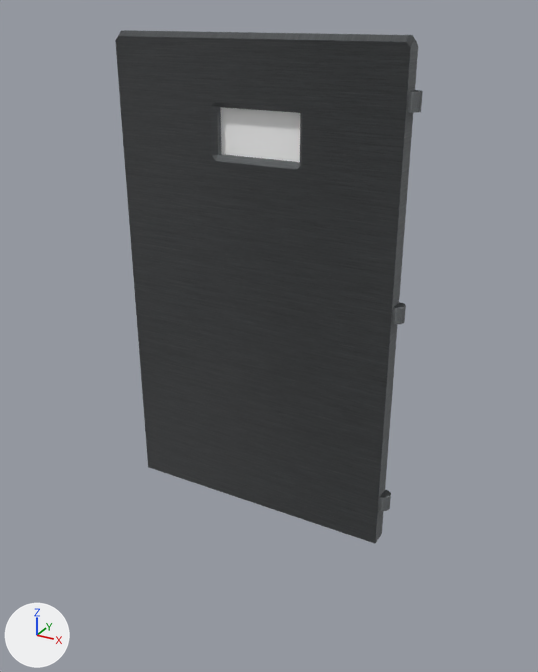
A saved change to the FBX model Art/___Done/roomDoor.fbx.
One viewpoint serves both versions: a camera (50 mm lens) standing at (6.88, -8.02, 0.87) and looking at (5.42, -5.35, -0.46). Lighting does not change. The marker at lower left points along +X, +Y and +Z. Where no turn or scale is listed for an object, it has been applied to the vertices.

The older version as bpy lines, for what is in view:
```python
me_mesh = bpy.data.meshes.new('Mesh')
me_mesh.from_pydata(...)  # 134 vertices, 151 faces; spans x 0.0..1.29, y 0.0..0.08, z 0.0..2.1
# faces by material slot: [150, 1]
me_mesh.materials.append(mat_blinn2)
me_mesh.materials.append(mat_blinn1)  # white #ffffff
ob_polysurface4 = bpy.data.objects.new('polySurface4', me_mesh)
ob_polysurface4.location = (4.756, -5.447, -1.309)
```
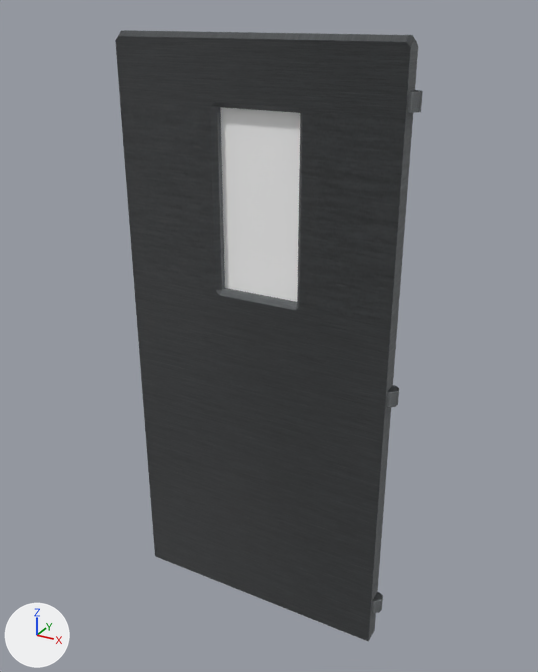
The newer file is also rescaled (x0.0369), turned or shifted as a whole; pictures and numbers use the older file's frame.

Where the change shows, as pixel boxes [x1, y1, x2, y2] in the pictures (538 x 672 px; the box of a moved part takes in the faces that stretch with it):
'polySurface4', reshaped (19% taller): before [115, 30, 423, 543]; after [115, 30, 423, 641]
part 1 of me_mesh, moved or reshaped: before [392, 302, 406, 325]; after [386, 385, 399, 407]
part 2 of me_mesh, moved or reshaped: before [379, 490, 391, 511]; after [372, 592, 383, 613]
part 3 of me_mesh, moved or reshaped: before [120, 101, 413, 175]; after [120, 101, 413, 325]
part 4 of me_mesh, moved or reshaped: before [148, 156, 399, 543]; after [148, 290, 398, 641]

Patch to the scene script:
```diff
--- a/Art/___Done/roomDoor.fbx.py
+++ b/Art/___Done/roomDoor.fbx.py
@@ me_mesh @@
 me_mesh.from_pydata(...)  # 134 vertices, 151 faces; spans x 0.0..1.29, y 0.0..0.08, z 0.0..2.1
 # used by ob_polysurface4; location = (4.756, -5.447, -1.309)
+# me_mesh part 1: the loose piece of 22 vertices spanning x 1.23..1.29, y 0.01..0.08, z 1.05..1.12 is moved by (0.0, 0.0, -0.37)
+# me_mesh part 2: the loose piece of 22 vertices spanning x 1.23..1.29, y 0.01..0.08, z 0.17..0.24 is moved by (0.0, 0.0, -0.58)
+# me_mesh part 3: all 18 vertices in x 0.0..1.25, y 0.0..0.08, z 1.61..1.63 are moved by (0.0, 0.0, -0.58)
+# me_mesh part 4: all 8 vertices in x 0.0..1.25, y 0.0..0.08, z 0.0 are moved by (0.0, 0.0, -0.58)
 me_mesh.materials.append(mat_blinn2)
```
